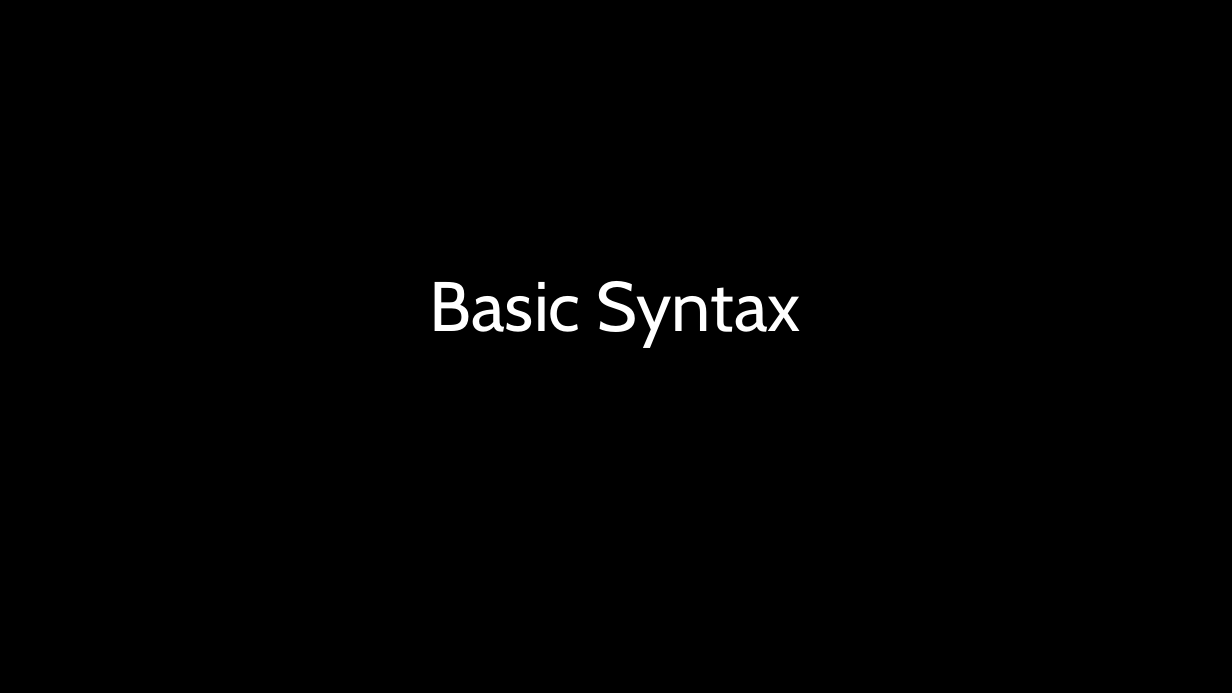
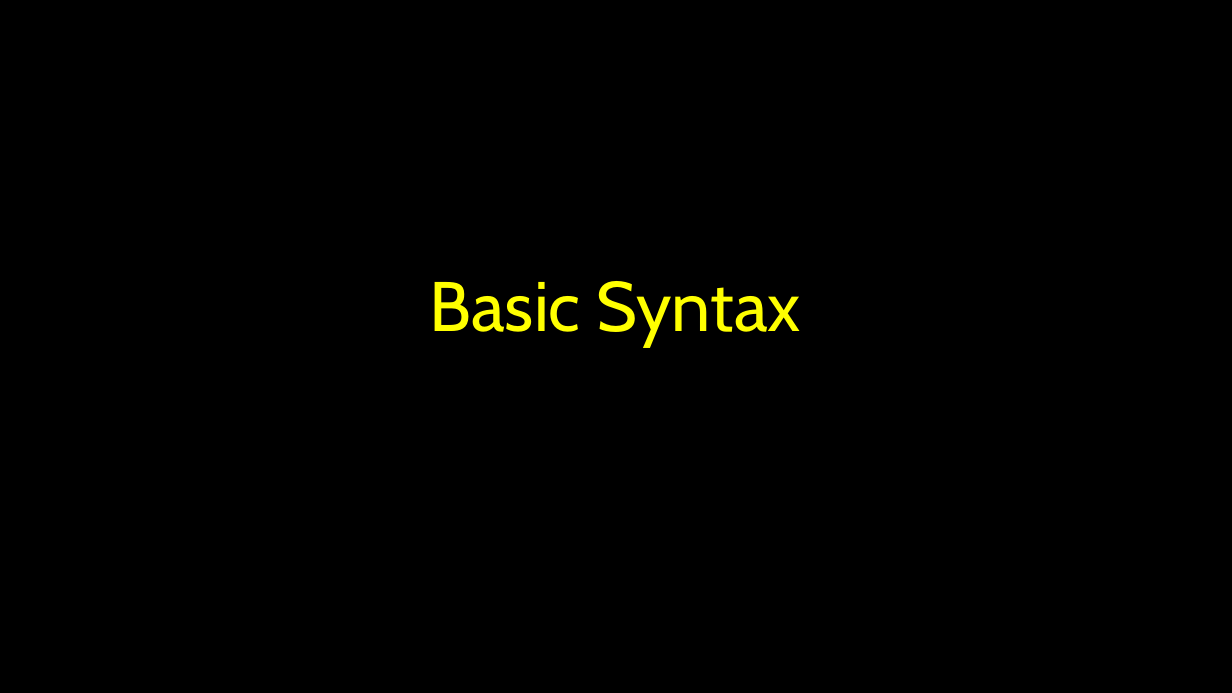
Before and after one commit to csev/wa4e, a slide deck: slide 8 of lectures/PHP-02-Overview.ppt (slide 9 before the commit). Drawn at 1232x693 pixels with LibreOffice and Linux fonts; fonts in the diff are those of the drawing. Boxes give left, top, right and bottom in pixels: in the first picture for what was removed or moved away, otherwise in the second. Text is boxed around its words. In the diff, an @@ line names an element or a change of style, - is before the commit and + after.

```diff
--- a/lectures/PHP-02-Overview.ppt
+++ b/lectures/PHP-02-Overview.ppt
@@ title "Basic Syntax" at [429, 281, 802, 346]: text colour #FFFFFF to #FFFF00 @@
```
Also in this commit, not shown: 2 other slides changed, 1 slide added, 2 slides removed, 1 other file.
